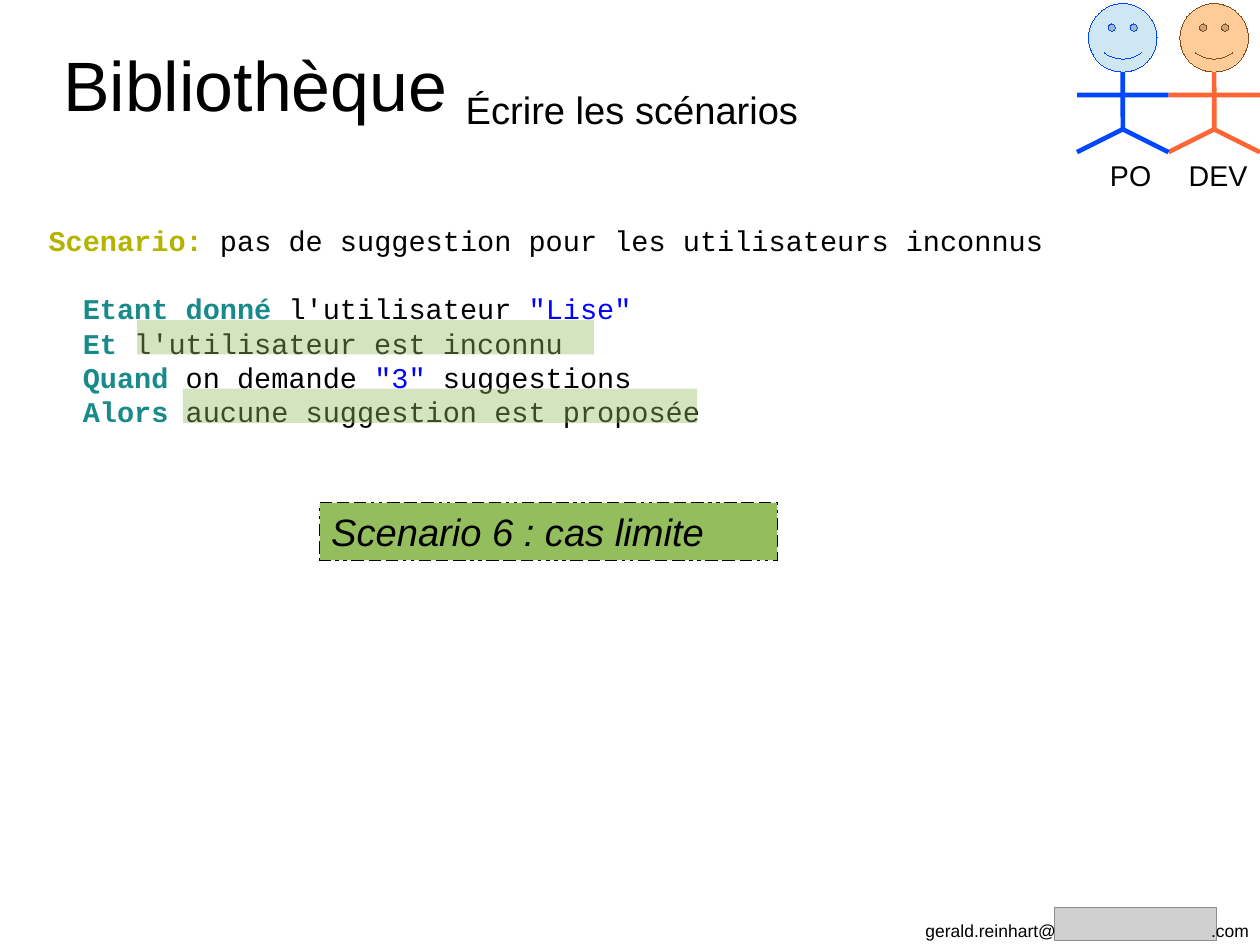
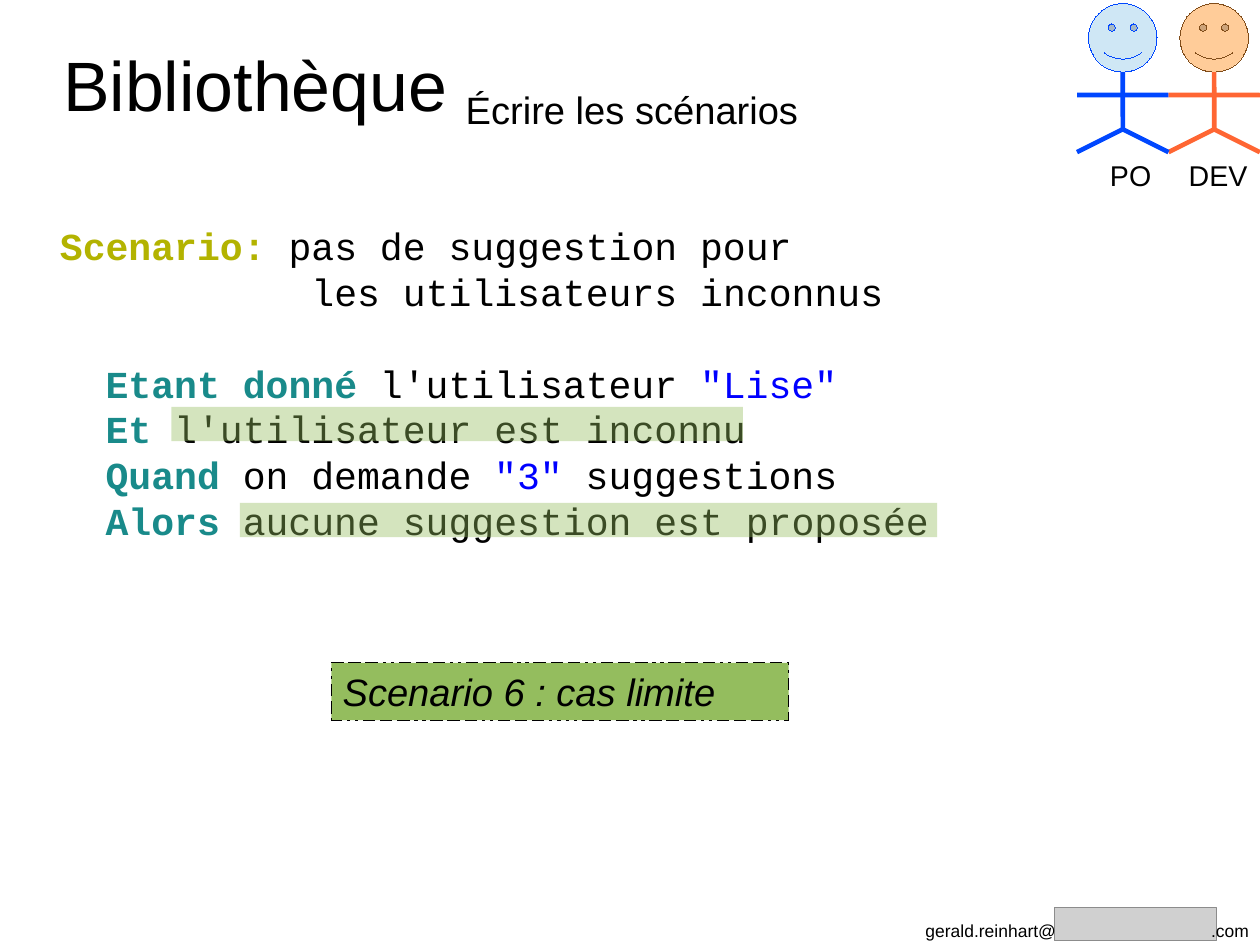
Before and after one commit to GeReinhart/dojo-bdd-library-ws-java, a slide deck: slide 28 of doc/BDD_presentation_agile_grenoble_2016.odp. Drawn at 1260x945 pixels with LibreOffice and Linux fonts; fonts in the diff are those of the drawing; grey boxes stand for pictures. Boxes give left, top, right and bottom in pixels: in the first picture for what was removed or moved away, otherwise in the second. Text is boxed around its words. In the diff, an @@ line names an element or a change of style, - is before the commit and + after.

```diff
--- a/doc/BDD_presentation_agile_grenoble_2016.odp
+++ b/doc/BDD_presentation_agile_grenoble_2016.odp
@@ text at [60,233,883,307]: text changed; size 18 to 24 pt @@
-Scenario: pas de suggestion pour les utilisateurs inconnus
+Scenario: pas de suggestion pour
+les utilisateurs inconnus
@@ rectangle removed at [137,320,595,354] @@
@@ text at [106,370,929,545]: size 18 to 24 pt in "Etant donné l'utilisateur "Lise"", "Et l'utilisateur est inconnu", "Quand on demande "3" suggestions", "Alors aucune suggestion est proposée" @@
@@ rectangle: place and size @@
-rectangle at [183,389,697,423]
+rectangle at [172,407,743,441]
@@ rectangle added at [240,503,938,537], fill #94BD5E at 40% opacity @@
@@ rectangle "Scenario 6 : cas limite": place and size @@
-rectangle "Scenario 6 : cas limite" at [320,503,777,560]
+rectangle "Scenario 6 : cas limite" at [332,663,789,720]
```
Also in this commit, not shown: 13 other slides changed, 3 slides removed, 1 other file.
